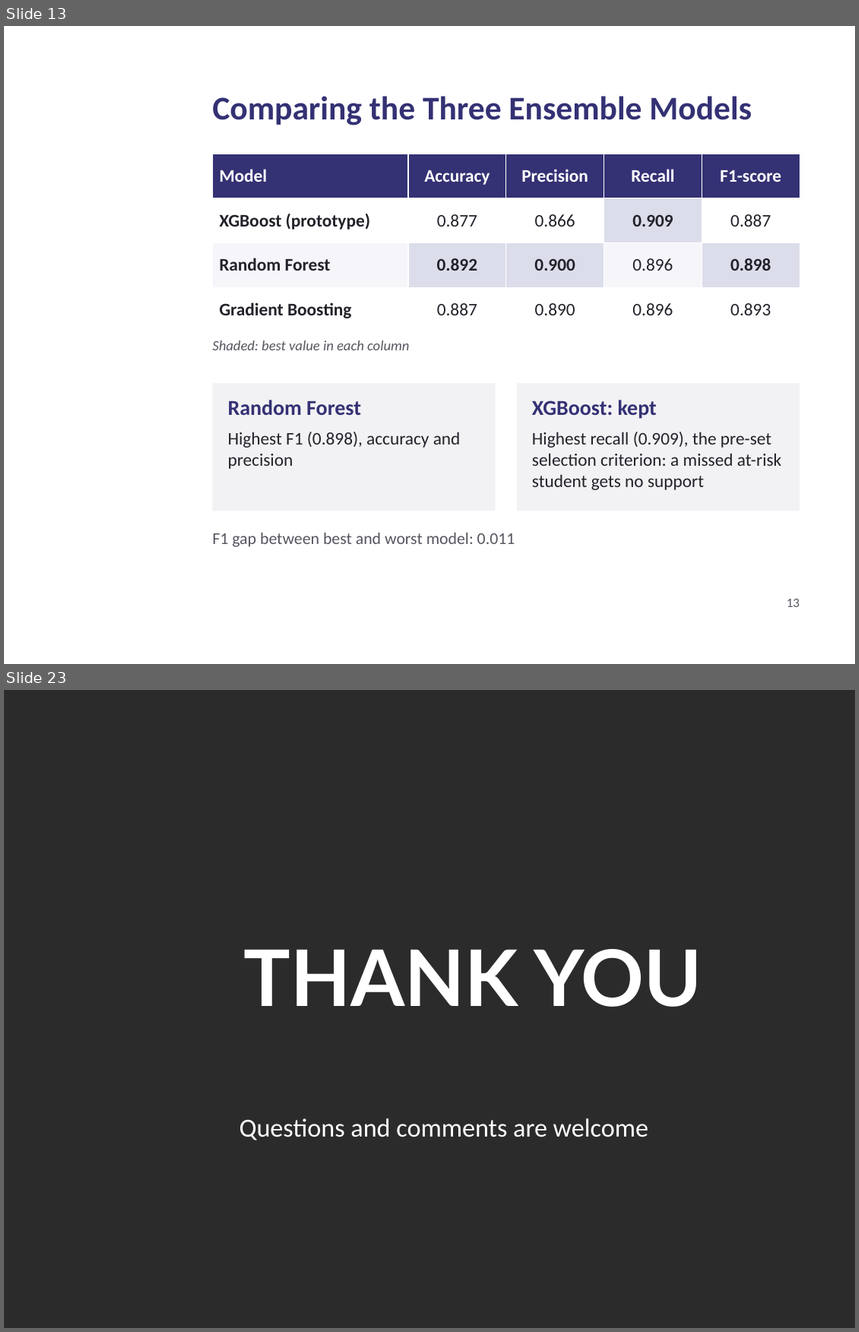
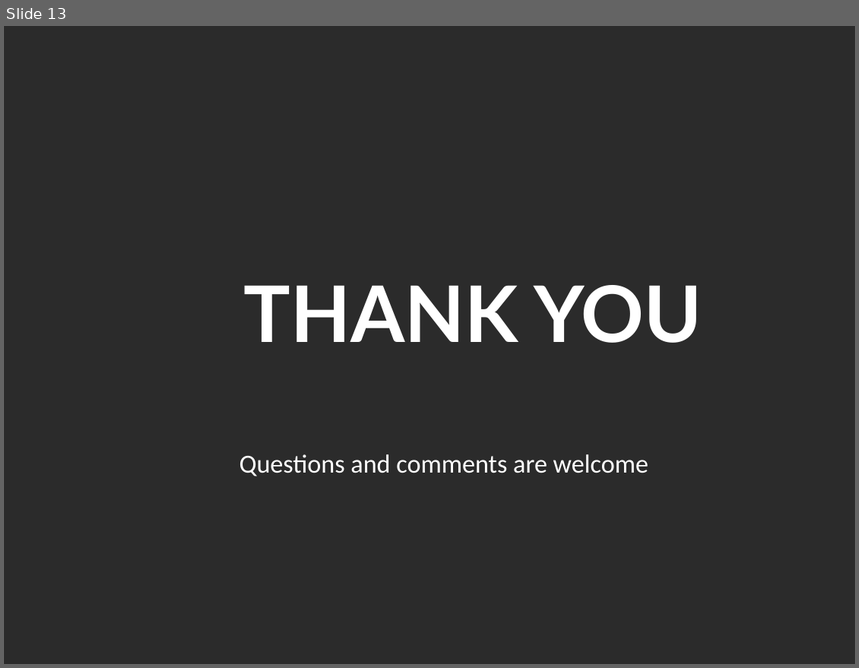
Before and after one commit to daniel-larry/python-run-result, a slide deck: Internal_Defense_Presentation.pptx. Shown one above the other, each under a label of ours: slides 13 and 23 before the commit, slide 13 after it; the slides between them are not shown. The pictures are 859x1332 and 859x668 pixels, drawn with LibreOffice and Linux fonts; fonts in the diff are those of the drawing; background and template pictures are left out; a plain dark background stands for a picture behind light text. Boxes give left, top, right and bottom in pixels: in the first picture for what was removed or moved away, otherwise in the second. Text is boxed around its words. In the diff, an @@ line names an element or a change of style, - is before the commit and + after.

```diff
--- a/Internal_Defense_Presentation.pptx
+++ b/Internal_Defense_Presentation.pptx
@@ slide 13 removed at box(4, 26, 855, 664), background picture (left out) @@
@@ title removed at box(212, 96, 752, 126) @@
-Comparing the Three Ensemble Models
@@ table removed at box(212, 154, 800, 332), 4 rows, 5 columns @@
-Model | Accuracy | Precision | Recall | F1-score
-XGBoost (prototype) | 0.877 | 0.866 | 0.909 | 0.887
-Random Forest | 0.892 | 0.900 | 0.896 | 0.898
-Gradient Boosting | 0.887 | 0.890 | 0.896 | 0.893
@@ text removed at box(212, 341, 409, 351) @@
-Shaded: best value in each column
@@ rectangle removed at box(212, 383, 495, 511) @@
@@ rectangle removed at box(517, 383, 800, 511) @@
@@ text removed at box(228, 400, 461, 469) @@
-Random Forest
-Highest F1 (0.898), accuracy and precision
@@ text removed at box(532, 400, 781, 490) @@
-XGBoost: kept
-Highest recall (0.909), the pre-set selection criterion: a missed at-risk student gets no support
@@ text removed at box(212, 533, 515, 547) @@
-F1 gap between best and worst model: 0.011
@@ text removed at box(787, 599, 800, 607) @@
-13
@@ what was slide 23 is now slide 13 @@
```
Also in this commit, not shown: 4 slides changed, 8 slides added, 17 other slides removed.
